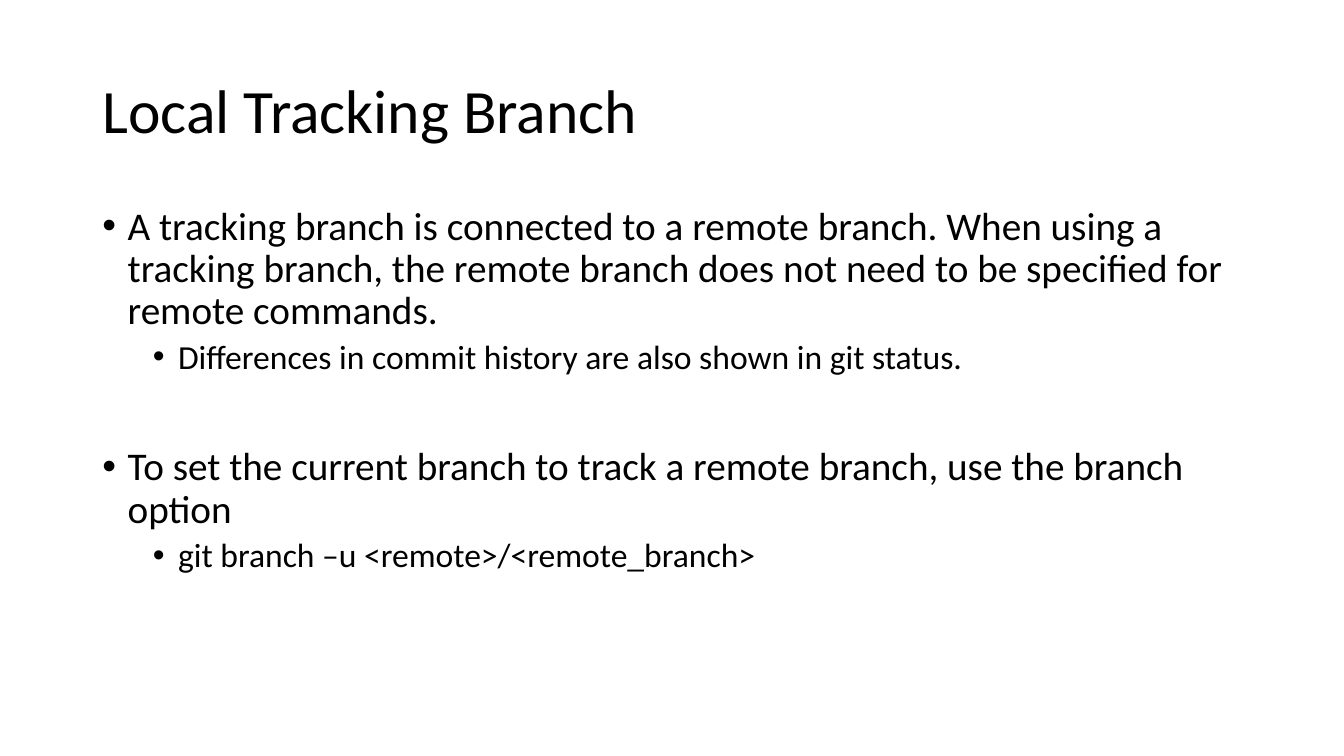
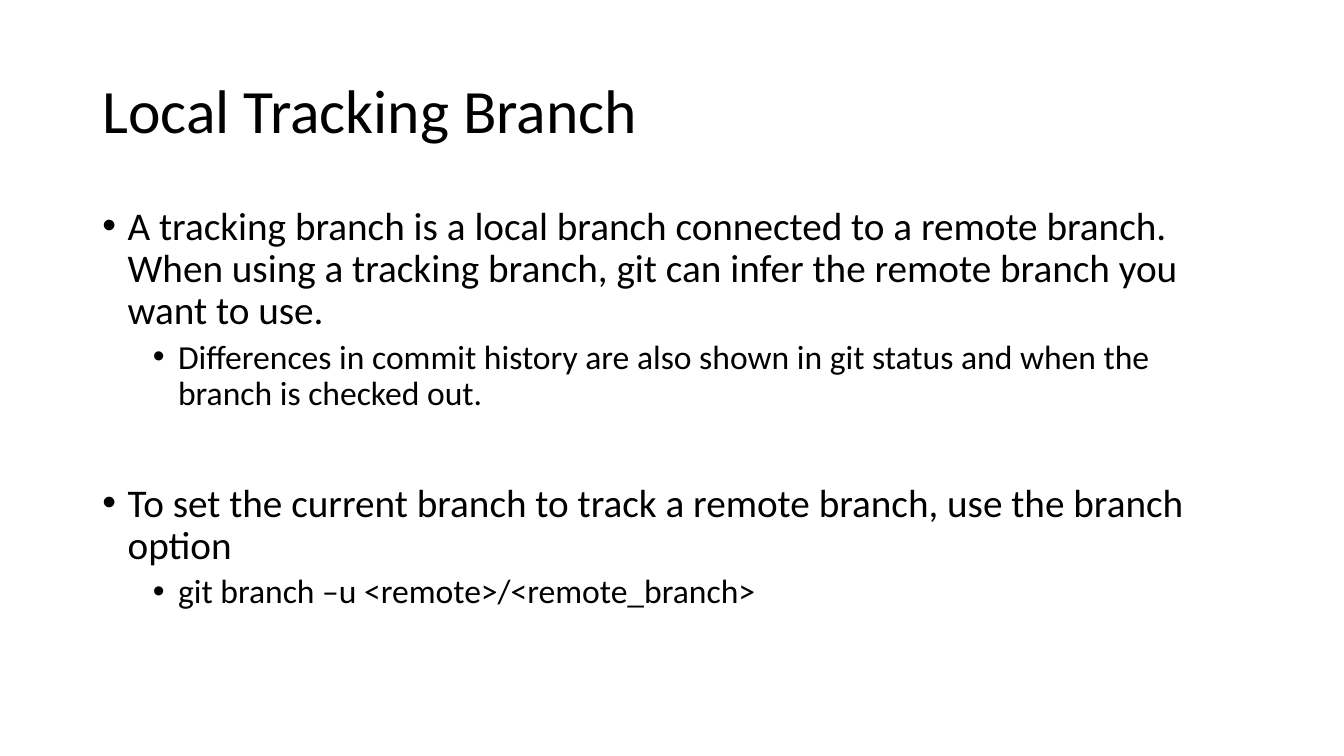
Before and after one commit to sabingautam16/git, a slide deck: slide 20 of Git.pptx. Drawn at 1344x756 pixels with LibreOffice and Linux fonts; fonts in the diff are those of the drawing. Boxes give left, top, right and bottom in pixels: in the first picture for what was removed or moved away, otherwise in the second. Text is boxed around its words. In the diff, an @@ line names an element or a change of style, - is before the commit and + after.

Commit message:
changed remote slides

```diff
--- a/Git.pptx
+++ b/Git.pptx
@@ text at [128,212,1177,406]: text changed @@
-• A tracking branch is connected to a remote branch. When using a tracking branch, the remote branch does not need to be specified for remote commands.
-  • Differences in commit history are also shown in git status.
+• A tracking branch is a local branch connected to a remote branch. When using a tracking branch, git can infer the remote branch you want to use.
+  • Differences in commit history are also shown in git status and when the branch is checked out.
```
Also in this commit, not shown: 2 other slides changed, 1 slide added.
